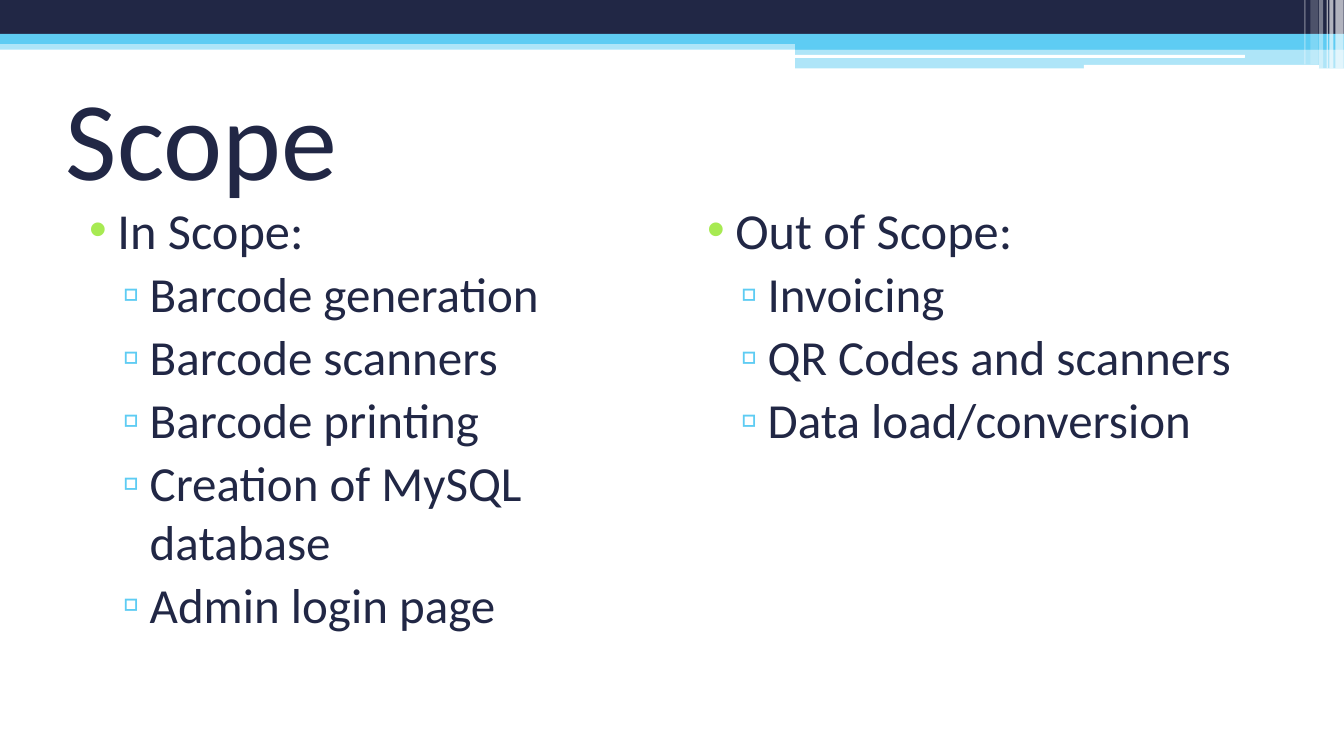
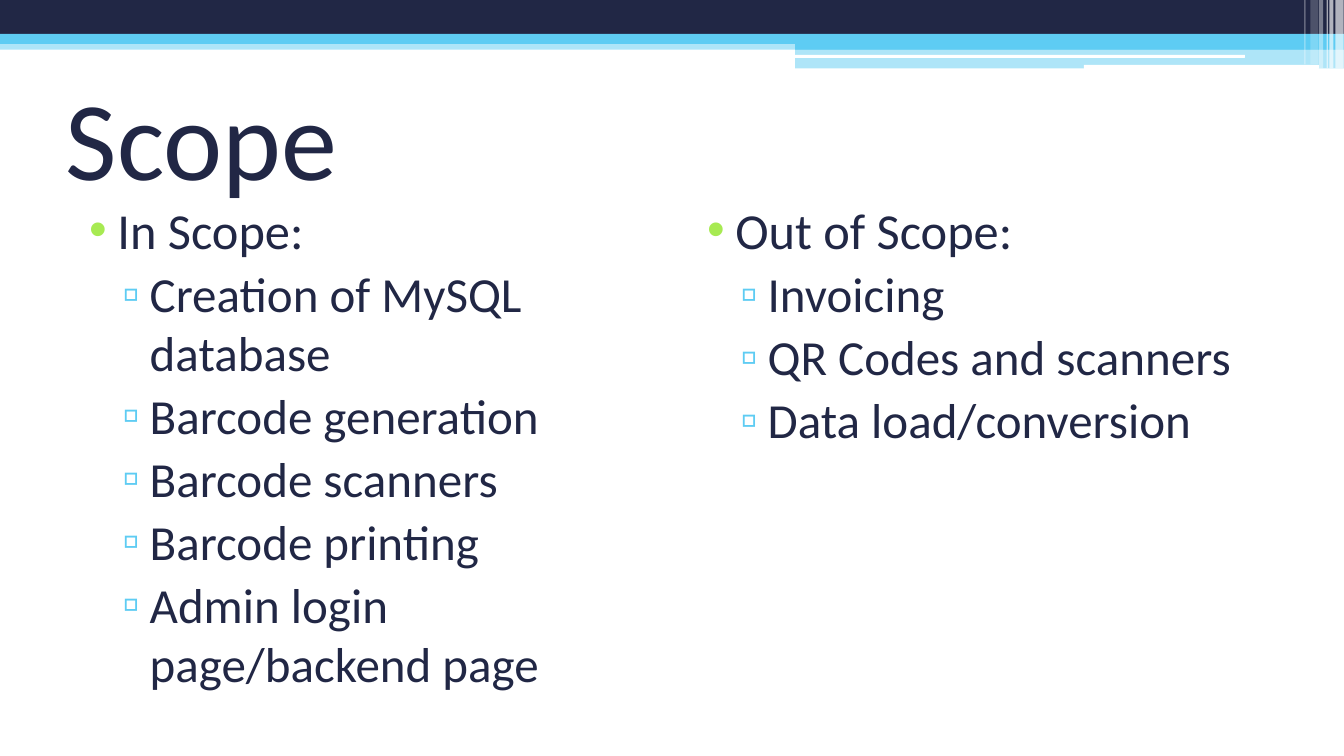
Before and after one commit to sylve0n/CIS260-PowerPoint, a slide deck: slide 7 of PC Repair Clinic Inventory System.pptx (slide 6 before the commit). Drawn at 1344x756 pixels with LibreOffice and Linux fonts; fonts in the diff are those of the drawing. Boxes give left, top, right and bottom in pixels: in the first picture for what was removed or moved away, otherwise in the second. Text is boxed around its words. In the diff, an @@ line names an element or a change of style, - is before the commit and + after.

```diff
--- a/PC Repair Clinic Inventory System.pptx
+++ b/PC Repair Clinic Inventory System.pptx
@@ text at [150, 278, 521, 372]: paragraph added @@
+  ▫ Creation of MySQL database
@@ text at [150, 589, 538, 691]: text changed @@
-  ▫ Creation of MySQL database
-  ▫ Admin login page
+  ▫ Admin login page/backend page
```
Also in this commit, not shown: 6 other slides changed.
